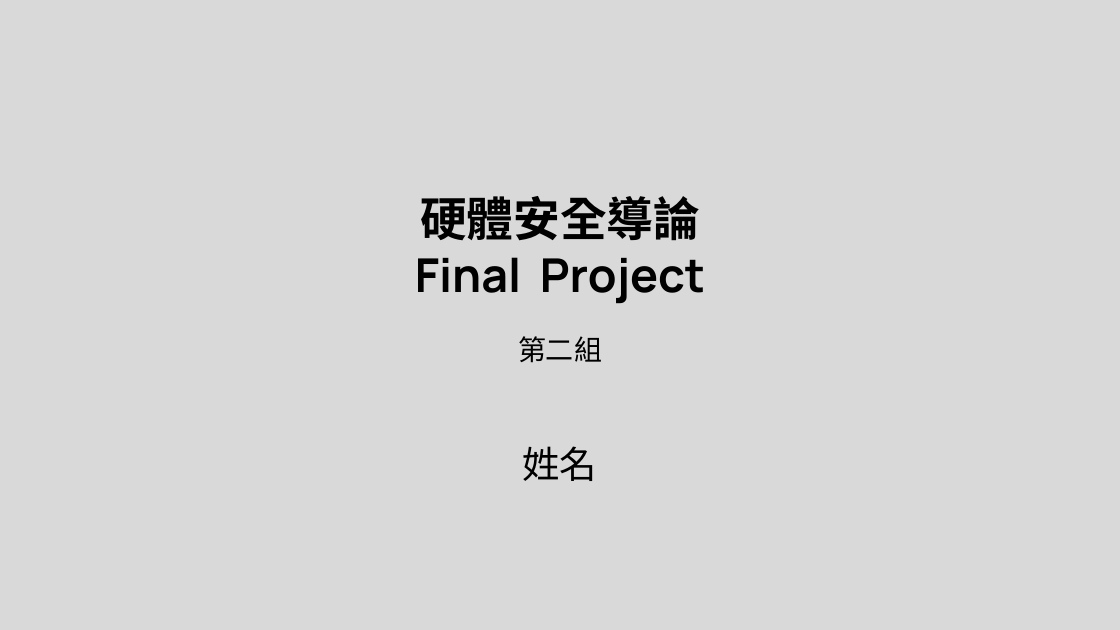
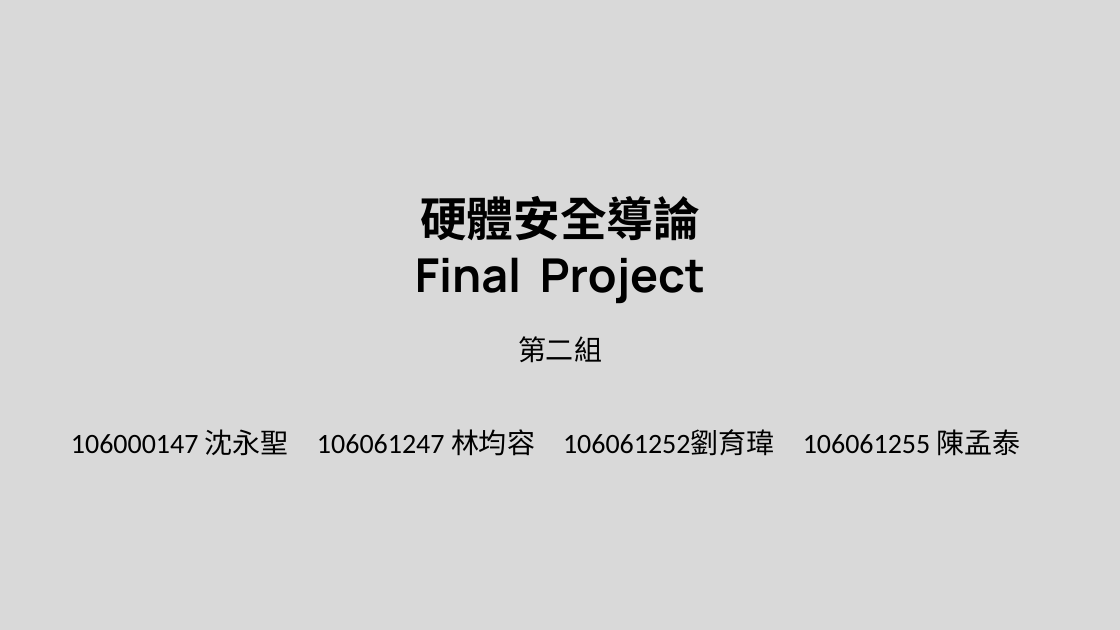
Before and after one commit to OYungShen/HardWare_Security_Final_project, a slide deck: slide 1 of Final.pptx. Drawn at 1120x630 pixels with LibreOffice and Linux fonts; fonts in the diff are those of the drawing. Boxes give left, top, right and bottom in pixels: in the first picture for what was removed or moved away, otherwise in the second. Text is boxed around its words. In the diff, an @@ line names an element or a change of style, - is before the commit and + after.

```diff
--- a/Final.pptx
+++ b/Final.pptx
@@ text at bbox=[71, 429, 1021, 456]: text changed; size 32 to 24 pt; font Manrope to Calibri @@
-姓名
+106000147 沈永聖 106061247 林均容 106061252劉育瑋 106061255 陳孟泰
```
Also in this commit, not shown: 8 other slides changed, 27 slides added, 3 slides removed, 5 other files.
